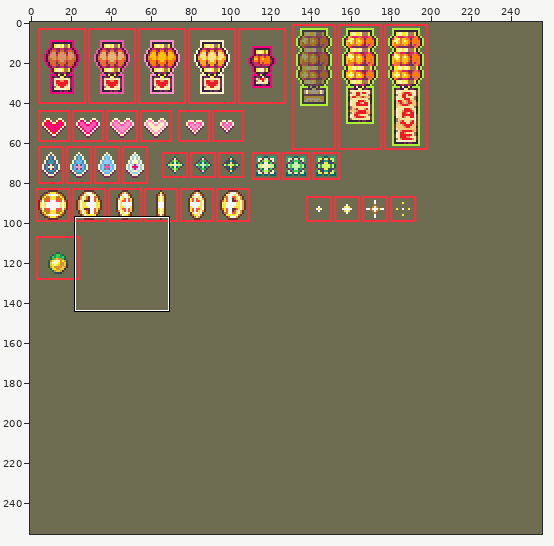
One commit to this sprite sheet: images/props/items.png. Above, an overview of the earlier version with the close-up marked.
Close-up. Earlier state:
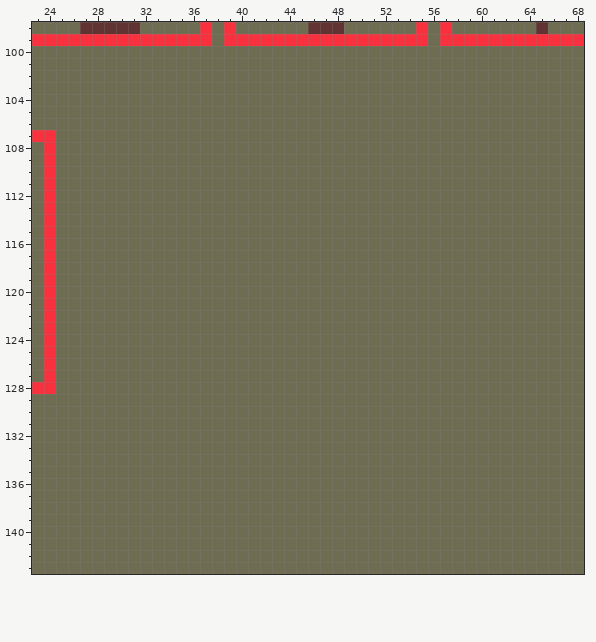
The file is 256x256 pixels. Shown: x 23..68, y 98..143.
Once edited:
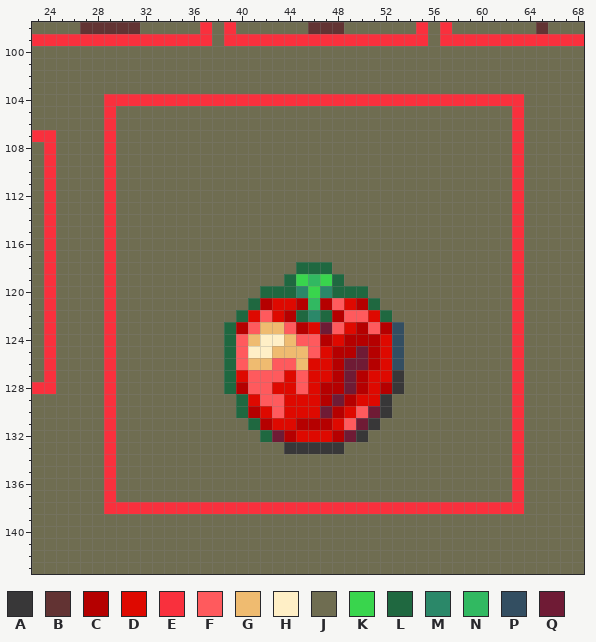
Palette (. is transparent): A #383738  B #623333  C #b50000  D #de0900  E #f9303d  F #ff5a5d  G #efbb70  H #ffefc6  J #6f6d51  K #39d54d  L #1f6840  M #2b8869  N #31b961  P #334e61  Q #6f1b35
The edit:
y 104: x 29..63 JJJJJJJJJJJJJJJJJJJJJJJJJJJJJJJJJJJ -> EEEEEEEEEEEEEEEEEEEEEEEEEEEEEEEEEEE
y 105..117: x 29 J -> E; x 63 J -> E
y 118: x 29 J -> E; x 45..47 JJJ -> LLL; x 63 J -> E
y 119: x 29 J -> E; x 44..48 JJJJJ -> LKNKL; x 63 J -> E
y 120: x 29 J -> E; x 42..50 JJJJJJJJJ -> LLLMKMLLL; x 63 J -> E
y 121: x 29 J -> E; x 41..51 JJJJJJJJJJJ -> LCDDCNCFDCL; x 63 J -> E
y 122: x 29 J -> E; x 40..52 JJJJJJJJJJJJJ -> LDFDCLMLCFFDL; x 63 J -> E
y 123: x 29 J -> E; x 39..53 JJJJJJJJJJJJJJJ -> LCFGGFCDQFDCFCP; x 63 J -> E
y 124: x 29 J -> E; x 39..53 JJJJJJJJJJJJJJJ -> LFGHHGFFCDCCCDP; x 63 J -> E
y 125: x 29 J -> E; x 39..53 JJJJJJJJJJJJJJJ -> LFHHGGGFDCCQCDP; x 63 J -> E
y 126: x 29 J -> E; x 39..53 JJJJJJJJJJJJJJJ -> LFGGFFGDDCQQCDP; x 63 J -> E
y 127: x 29 J -> E; x 39..53 JJJJJJJJJJJJJJJ -> LDFFFDFDDCQCDDA; x 63 J -> E
y 128: x 29 J -> E; x 39..53 JJJJJJJJJJJJJJJ -> LCFFDDFDCCQCDCA; x 63 J -> E
y 129: x 29 J -> E; x 40..52 JJJJJJJJJJJJJ -> LDFFDDDCQCDDA; x 63 J -> E
y 130: x 29 J -> E; x 40..52 JJJJJJJJJJJJJ -> LCDFDDDQCDFQA; x 63 J -> E
y 131: x 29 J -> E; x 41..51 JJJJJJJJJJJ -> LCDDCCCDFQA; x 63 J -> E
y 132: x 29 J -> E; x 42..50 JJJJJJJJJ -> LQCDDDCQA; x 63 J -> E
y 133: x 29 J -> E; x 44..48 JJJJJ -> AAAAA; x 63 J -> E
y 134..137: x 29 J -> E; x 63 J -> E
y 138: x 29..63 JJJJJJJJJJJJJJJJJJJJJJJJJJJJJJJJJJJ -> EEEEEEEEEEEEEEEEEEEEEEEEEEEEEEEEEEE
Where, in picture pixels (left, top, right, bottom), the same in both close-ups:
changed: (104, 94, 524, 514)
